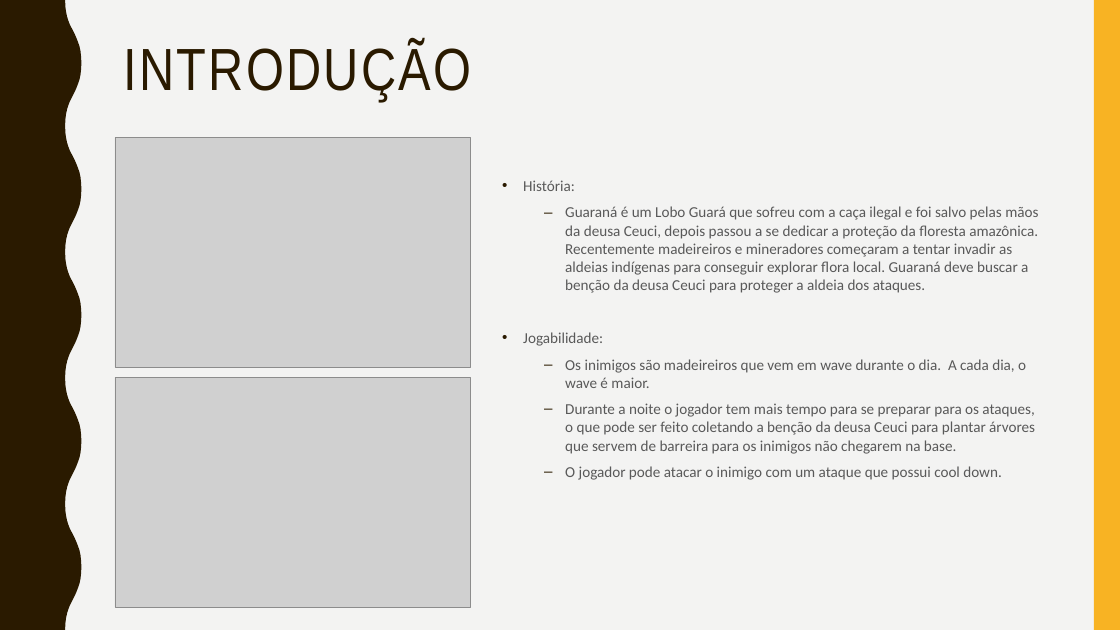
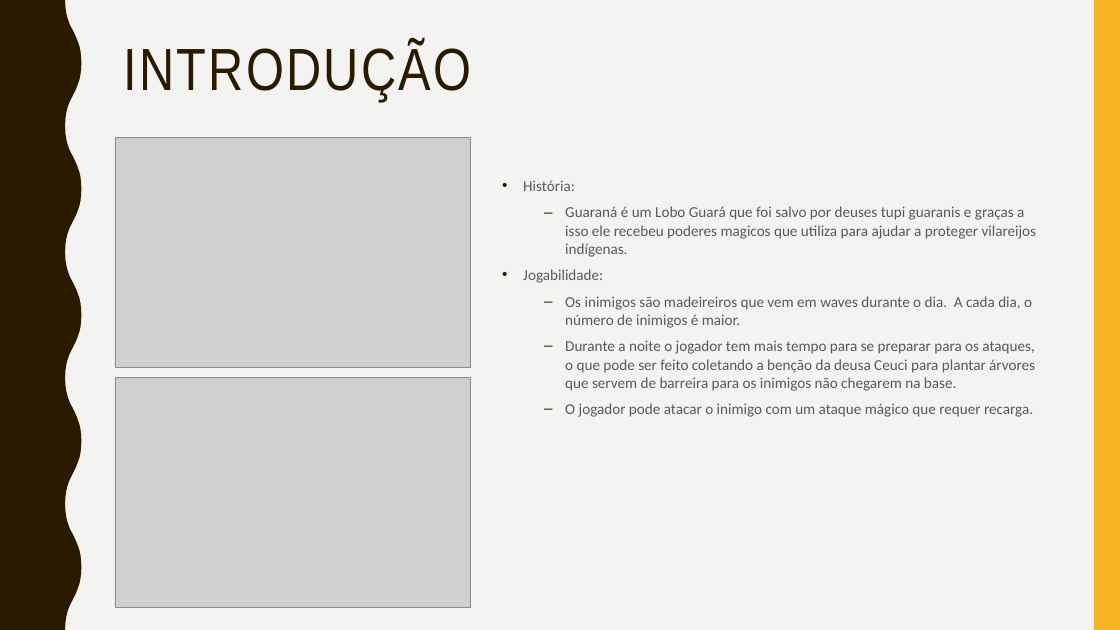
Before and after one commit to thiagola92/gamejamplus-2020, a slide deck: slide 3 of apresentacao_pitch.pptx. Drawn at 1120x630 pixels with LibreOffice and Linux fonts; fonts in the diff are those of the drawing; grey boxes stand for pictures. Boxes give left, top, right and bottom in pixels: in the first picture for what was removed or moved away, otherwise in the second. Text is boxed around its words. In the diff, an @@ line names an element or a change of style, - is before the commit and + after.

Commit message:
ppt2

```diff
--- a/apresentacao_pitch.pptx
+++ b/apresentacao_pitch.pptx
@@ text at bbox=[565, 206, 1037, 257]: text changed @@
-  – Guaraná é um Lobo Guará que sofreu com a caça ilegal e foi salvo pelas mãos da deusa Ceuci, depois passou a se dedicar a proteção da floresta amazônica. Recentemente madeireiros e mineradores começaram a tentar invadir as aldeias indígenas para conseguir explorar flora local. Guaraná deve buscar a benção da deusa Ceuci para proteger a aldeia dos ataques.
+  – Guaraná é um Lobo Guará que foi salvo por deuses tupi guaranis e graças a isso ele recebeu poderes magicos que utiliza para ajudar a proteger vilareijos indígenas.
@@ text at bbox=[565, 296, 1032, 328]: text changed @@
-  – Os inimigos são madeireiros que vem em wave durante o dia. A cada dia, o wave é maior.
+  – Os inimigos são madeireiros que vem em waves durante o dia. A cada dia, o número de inimigos é maior.
@@ text at bbox=[565, 403, 1033, 417]: text changed @@
-  – O jogador pode atacar o inimigo com um ataque que possui cool down.
+  – O jogador pode atacar o inimigo com um ataque mágico que requer recarga.
```
Also in this commit, not shown: 3 other slides changed.
